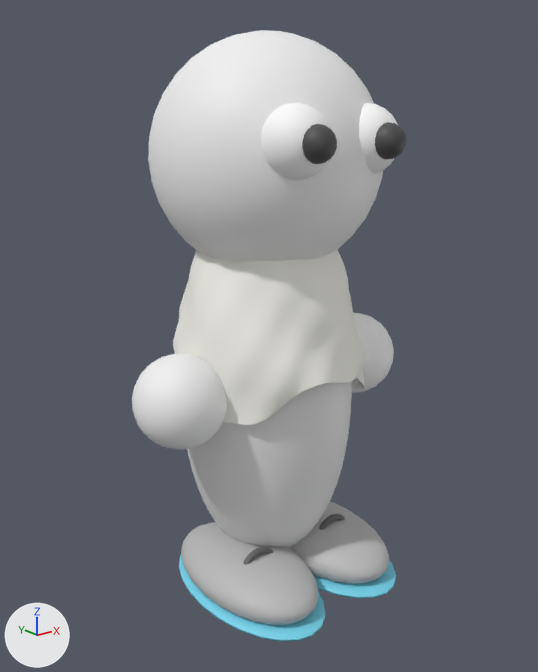
One commit to the glTF model rust/crates/bbq_app/assets/models/blob_egg_pop.glb: the scene before it, then after it.
Before and after are seen from a camera (50 mm lens) standing at (-1.775, -2.234, 1.922) and looking at (-0.021, -0.042, 1.045). Every picture has the same lights, and +X, +Y and +Z are marked at lower left. The older version comes first. Where no turn or scale is listed for an object, it has been applied to the vertices.

The scene before the commit, as lines of its bpy script (objects in view):
```python
me_footl_002 = bpy.data.meshes.new('FootL.002')
me_footl_002.from_pydata(...)  # a UV sphere (24 segments, 13 rings, poles along z) spanning x -0.214..0.214, y -0.365..0.365, z -0.108..0.108
me_footl_002.materials.append(mat_footmat)  # grey #bcbcbc
me_thongr_002 = bpy.data.meshes.new('ThongR.002')
me_thongr_002.from_pydata(...)  # a UV sphere (24 segments, 9 rings, poles along z) spanning x -0.226..0.226, y -0.395..0.395, z -0.035..0.035
me_thongr_002.materials.append(mat_thongeggmat)  # cyan #76d4ed
me_torso_002 = bpy.data.meshes.new('Torso.002')
me_torso_002.from_pydata(...)  # 1282 vertices, 2560 faces; spans x -0.35..0.35, y -0.35..0.35, z 0.07..1.69
me_torso_002.materials.append(mat_bodymat)  # white #e7e7e7
ob_footl = bpy.data.objects.new('FootL', me_footl_002)
ob_footl.location = (-0.2, -0.12, 0.1)
ob_thongr = bpy.data.objects.new('ThongR', me_thongr_002)
ob_thongr.location = (0.2, -0.13, 0.035)
ob_torso = bpy.data.objects.new('Torso', me_torso_002)
ob_torso.location = (0.0, 0.0, 0.0)
# also in view: 'Singlet' at (-0.006, -0.009, 1.103); 'EyeL' at (-0.16, -0.348, 1.799); 'PupilR' at (0.16, -0.457, 1.799); 'FootR' at (0.2, -0.12, 0.1); 'HandL' at (0.443, -0.05, 0.88)
```
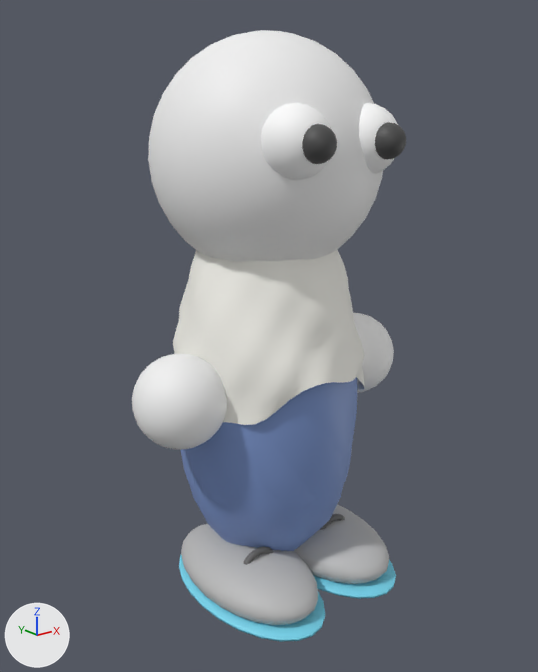
Boxes [x1, y1, x2, y2] around the edits, measured in the pictures (538 x 672 px):
'Shorts_boardies', added (blue)
    after: [180, 380, 358, 551]
'Shorts_stubbies', added (blue)
    after: [184, 377, 357, 510]
'Torso', unchanged, covered by the edit
    before: [187, 381, 352, 547]

What changed in the scene script:
```text
Add mat_shortsmat:
    mat_shortsmat = principled_material('ShortsMat')
    mat_shortsmat.base_color = (0.2, 0.3, 0.6)  # blue #7c95cb
    mat_shortsmat.roughness = 0.55
Add me_shorts_stubbies_002:
    me_shorts_stubbies_002.from_pydata(...)  # 384 vertices, 672 faces; spans x -0.364..0.364, y -0.371..0.371, z 0.428..0.94
    me_shorts_stubbies_002.materials.append(mat_shortsmat)  # blue #7c95cb
Add me_shorts_boardies_002:
    me_shorts_boardies_002.from_pydata(...)  # 384 vertices, 672 faces; spans x -0.365..0.365, y -0.371..0.371, z 0.138..0.94
    me_shorts_boardies_002.materials.append(mat_shortsmat)  # blue #7c95cb
Add ob_shorts_stubbies:
    ob_shorts_stubbies = bpy.data.objects.new('Shorts_stubbies', me_shorts_stubbies_002)
    ob_shorts_stubbies.location = (0.0, 0.0, 0.0)
Add ob_shorts_boardies:
    ob_shorts_boardies = bpy.data.objects.new('Shorts_boardies', me_shorts_boardies_002)
    ob_shorts_boardies.location = (0.0, 0.0, 0.0)
```
